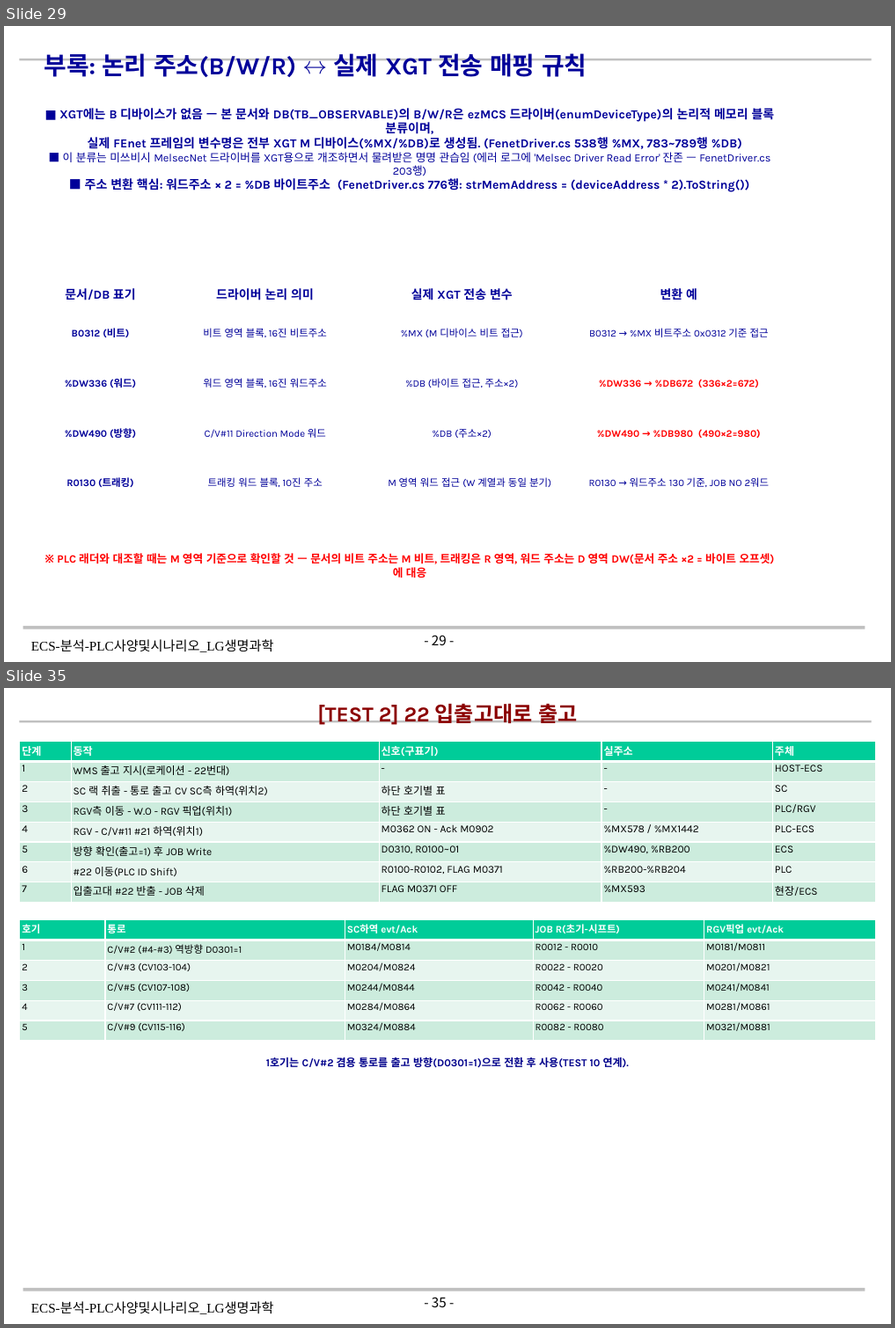
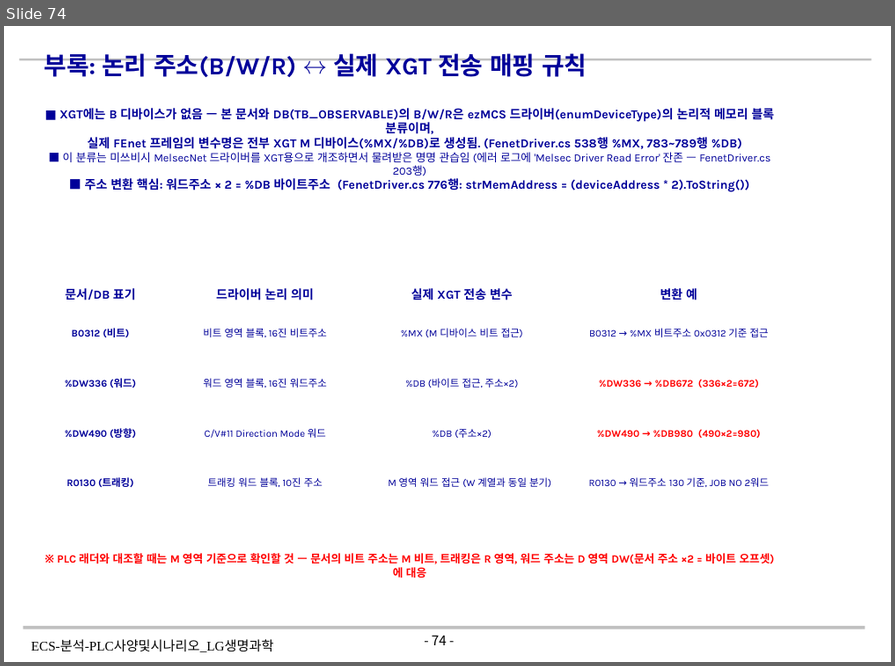
Before and after one commit to yeorijby-coder/LGLS_ALL, a slide deck: ECS-분석-PLC사양및시나리오_LG생명과학_V1.3_20260819.pptx. Shown one above the other, each under a label of ours: slides 29 and 35 before the commit, slide 74 after it; the slides between them are not shown. The pictures are 895x1328 and 895x666 pixels, drawn with LibreOffice and Linux fonts; fonts in the diff are those of the drawing; background and template pictures are left out. Boxes give left, top, right and bottom in pixels: in the first picture for what was removed or moved away, otherwise in the second. Text is boxed around its words. In the diff, an @@ line names an element or a change of style, - is before the commit and + after.

```diff
--- a/ECS-분석-PLC사양및시나리오_LG생명과학_V1.3_20260819.pptx
+++ b/ECS-분석-PLC사양및시나리오_LG생명과학_V1.3_20260819.pptx
@@ slide 35 removed at box(4, 688, 891, 1324), background #FFFFFF; not listed: 4 template elements that a slide beside it also shows @@
@@ text removed at box(317, 703, 577, 725) @@
-[TEST 2] 22 입출고대로 출고
@@ table removed at box(19, 742, 875, 903), 8 rows, 5 columns @@
-단계 | 동작 | 신호(구표기) | 실주소 | 주체
-1 | WMS 출고 지시(로케이션 - 22번대) | - | - | HOST-ECS
-2 | SC 랙 취출 - 통로 출고 CV SC측 하역(위치2) | 하단 호기별 표 | - | SC
-3 | RGV측 이동 - W.O - RGV 픽업(위치1) | 하단 호기별 표 | - | PLC/RGV
-4 | RGV - C/V#11 #21 하역(위치1) | M0362 ON - Ack M0902 | %MX578 / %MX1442 | PLC-ECS
-5 | 방향 확인(출고=1) 후 JOB Write | D0310, R0100~01 | %DW490, %RB200 | ECS
-6 | #22 이동(PLC ID Shift) | R0100-R0102, FLAG M0371 | %RB200-%RB204 | PLC
-7 | 입출고대 #22 반출 - JOB 삭제 | FLAG M0371 OFF | %MX593 | 현장/ECS
@@ table removed at box(19, 920, 875, 1041), 6 rows, 5 columns @@
-호기 | 통로 | SC하역 evt/Ack | JOB R(초기-시프트) | RGV픽업 evt/Ack
-1 | C/V#2 (#4-#3) 역방향 D0301=1 | M0184/M0814 | R0012 - R0010 | M0181/M0811
-2 | C/V#3 (CV103-104) | M0204/M0824 | R0022 - R0020 | M0201/M0821
-3 | C/V#5 (CV107-108) | M0244/M0844 | R0042 - R0040 | M0241/M0841
-4 | C/V#7 (CV111-112) | M0284/M0864 | R0062 - R0060 | M0281/M0861
-5 | C/V#9 (CV115-116) | M0324/M0884 | R0082 - R0080 | M0321/M0881
@@ text removed at box(266, 1055, 629, 1069) @@
-1호기는 C/V#2 겸용 통로를 출고 방향(D0301=1)으로 전환 후 사용(TEST 10 연계).
@@ what was slide 29 is now slide 74 @@
@@ page number at box(432, 636, 447, 646): text changed @@
-- 29 -
+- 74 -
```
Also in this commit, not shown: 1 slide changed, 45 slides added, 13 other slides removed.
